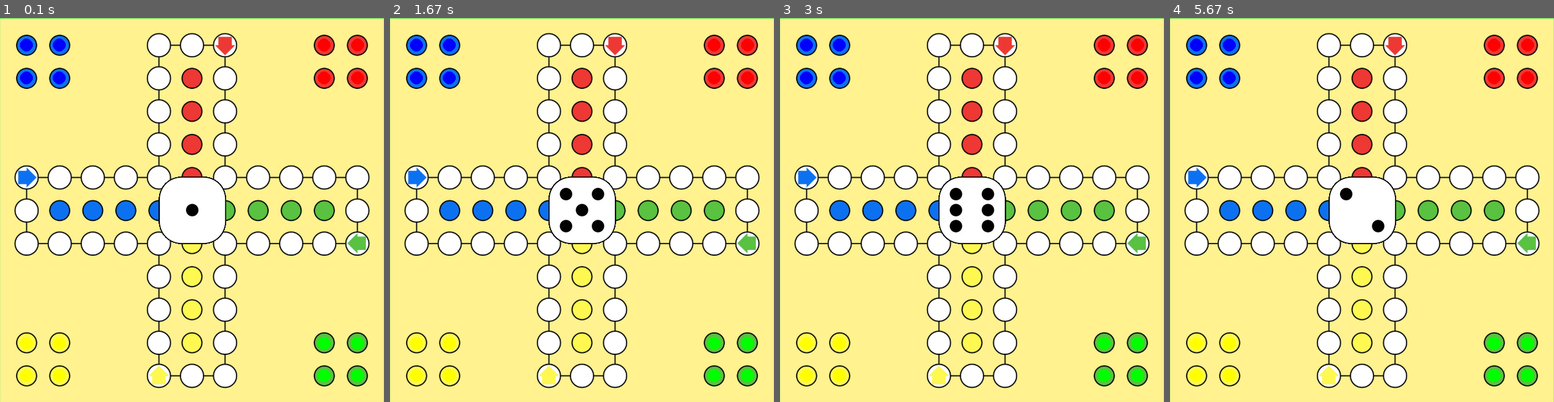
Above: before the commit, frames 1-4 (left to right).
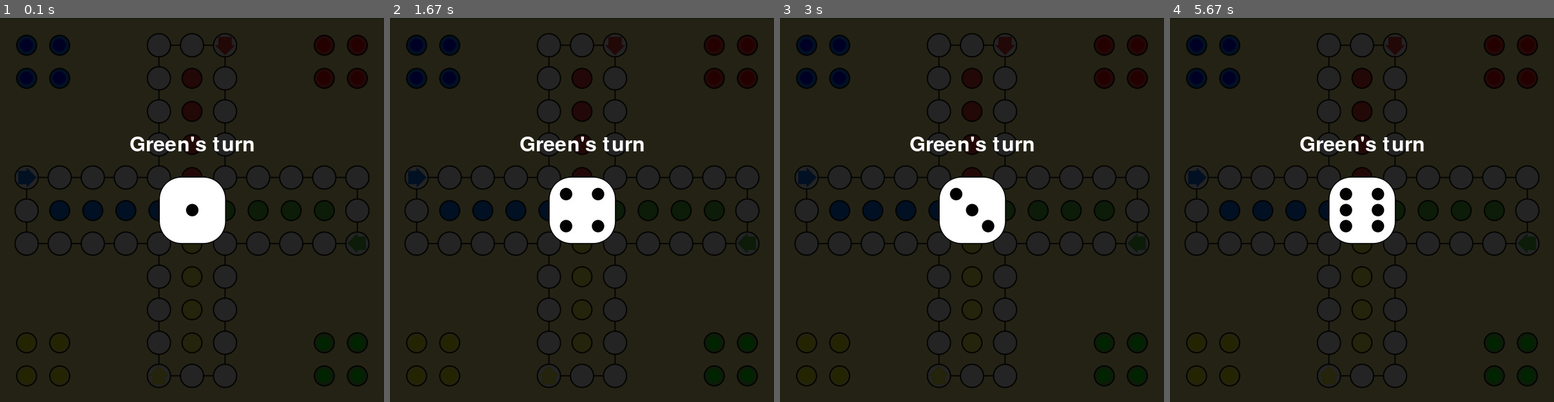
Above: after the commit, the same moments.

Repository: surfknasen/LudoPython
Game: pygame game, started from game_loop.py
Two runs of this game, one before a commit and one after it. Both use one fixed random seed, a clock stepped at 60 frames per second and the inputs below.
Inputs (mouse positions are in pixels of both pictures, inside the frame that each line leads up to):
- Up to frame 1 (0.1 s): no input
- Up to frame 2 (1.67 s): press the mouse at (585, 236) at 0.37 s; move the mouse to (535, 225) at 0.47 s; release the mouse at (489, 213) at 0.6 s; press the mouse at (585, 236) at 0.7 s; move the mouse to (605, 240) at 0.8 s; release the mouse at (628, 244) at 0.93 s; press the mouse at (585, 236) at 1.03 s; move the mouse to (597, 179) at 1.13 s; release the mouse at (608, 121) at 1.27 s; press the mouse at (585, 236) at 1.37 s; move the mouse to (612, 194) at 1.47 s; release the mouse at (643, 156) at 1.6 s
- Up to frame 3 (3 s): press the mouse at (975, 236) at 2.2 s; move the mouse to (948, 290) at 2.3 s; release the mouse at (922, 344) at 2.43 s; press the mouse at (975, 236) at 2.53 s; move the mouse to (1044, 259) at 2.63 s; release the mouse at (1114, 286) at 2.77 s; press the mouse at (975, 236) at 2.87 s; move the mouse to (1029, 179) at 2.97 s
- Up to frame 4 (5.67 s): release the mouse at (1473, 125) at 3.1 s; press the mouse at (1365, 236) at 3.2 s; move the mouse to (1411, 206) at 3.3 s; release the mouse at (1458, 175) at 3.43 s; press the mouse at (1365, 236) at 3.53 s; move the mouse to (1373, 275) at 3.63 s; release the mouse at (1385, 317) at 3.77 s; press the mouse at (1365, 236) at 4.37 s; move the mouse to (1408, 236) at 4.47 s; release the mouse at (1454, 236) at 4.6 s; press the mouse at (1365, 236) at 5.2 s; move the mouse to (1308, 213) at 5.3 s; release the mouse at (1254, 194) at 5.43 s

The runs differ from the first frame. In frame 1, 95% of the frame differs, in the area x 0-100%, y 0-100%; in frame 2, 95%; in frame 3, 96%; in frame 4, 96%.

Commit message:
Improved dice screen

Diff:
--- a/dice.py
+++ b/dice.py
@@ -4,7 +4,9 @@
 class Dice:
     def __init__(self, screen, screen_size):
         self.images = ['images/dice1.png', 'images/dice2.png', 'images/dice3.png', 'images/dice4.png', 'images/dice5.png', 'images/dice6.png']
+
         self.screen = screen
+        self.screen_size = screen_size
         self.center = (screen_size / 2) - 51.5 # calculate the screen center by using the screen size and half of the dice width/height
 
         self.roll_time = 3000 # ms
@@ -13,15 +15,21 @@
         self.roll = False # used from the main update loop to check whether to animate dice
         self.completed_roll = False
 
-    def show_static_dice(self):
-        img = pygame.image.load(self.images[0])
-        self.screen.blit(img, (self.center, self.center))
-
     def start_roll(self):
         self.roll = True
         self.roll_start = pygame.time.get_ticks()
 
-    def animate_dice(self):
+    def show_static_dice(self, current_team):
+        self.transparent_background()
+        self.current_player_text(current_team)
+
+        img = pygame.image.load(self.images[0])
+        self.screen.blit(img, (self.center, self.center))
+
+    def animate_dice(self, current_team):
+        self.transparent_background()
+        self.current_player_text(current_team)
+
         time_since_roll = pygame.time.get_ticks() - self.roll_start
         if time_since_roll < self.roll_time:
             rand = random.randrange(0, 6)
@@ -38,3 +46,15 @@
         # make it roll fast at the start and then slow down
         if time_since_roll > 500:
             pygame.time.wait(int(time_since_roll / 10))
+
+    def transparent_background(self):
+        img = pygame.transform.scale(pygame.image.load('images/black_transparent.png'), (596, 596))
+        self.screen.blit(img, (0, 0))
+
+    def current_player_text(self, current_player):
+        font = pygame.font.Font('freesansbold.ttf', 32)
+        current_player = "{0}'s turn".format(current_player)
+        text = font.render(current_player, True, (255, 255, 255))
+        textRect = text.get_rect()
+        textRect.center = (self.screen_size // 2, self.center - 50)
+        self.screen.blit(text, textRect)
--- a/game_loop.py
+++ b/game_loop.py
@@ -8,7 +8,7 @@
 )
 from helpers import (
     StartPosition,
-    Color
+    Color,
 )
 
 class Game:
@@ -22,22 +22,25 @@
         self.clock = pygame.time.Clock()
         self.board = board.Board(self.screen_size)
 
+        #TEMP
         self.green_players = []
         self.yellow_players = []
         self.red_players = []
         self.blue_players = []
         self.all_players = [self.green_players, self.yellow_players, self.red_players, self.blue_players]
-        self.create_players()
+
+        self.current_playing = 0
 
         self.create_players()
         self.update() # start the game loop
 
+    #TEMP
     def create_players(self):
         for i in range(4):
-            self.green_players.append(player.Player(StartPosition.green.value[i], self.board.green_path, Color.green))
-            self.yellow_players.append(player.Player(StartPosition.yellow.value[i], self.board.yellow_path, Color.yellow))
-            self.red_players.append(player.Player(StartPosition.red.value[i], self.board.red_path, Color.red))
-            self.blue_players.append(player.Player(StartPosition.blue.value[i], self.board.blue_path, Color.blue))
+            self.green_players.append(player.Player(StartPosition.green.value[i], self.board.green_path, Color.green, "Green"))
+            self.yellow_players.append(player.Player(StartPosition.yellow.value[i], self.board.yellow_path, Color.yellow, "Yellow"))
+            self.red_players.append(player.Player(StartPosition.red.value[i], self.board.red_path, Color.red, "Red"))
+            self.blue_players.append(player.Player(StartPosition.blue.value[i], self.board.blue_path, Color.blue, "Blue"))
 
     def update(self):
         """
@@ -60,29 +63,29 @@
         while self.running:
             # DRAW BOARD #
             self.board.draw_board(self.screen)
-            # DICE #
-            if not _dice.completed_roll and not _dice.roll:
-                _dice.show_static_dice()
 
-            # INPUT #
-            for event in pygame.event.get():
-                if event.type == pygame.QUIT: # close button
-                    self.running = False
-
-                if event.type == pygame.MOUSEBUTTONUP:
-                    _dice.start_roll()
-
-            # ROLL DICE #
-            if _dice.roll:
-                _dice.animate_dice()
-
+            # DRAW PLAYERS
             for i in range(len(self.all_players)):
                 for player in self.all_players[i]:
                     if _dice.completed_roll:
                         player.movePlayer(1)
                     player.drawPlayer(self.screen)
-            #green_player.movePlayer(1, self.board.green_path)
-            #green_player.drawPlayer(self.screen)
+
+            # DICE #
+            current_team = self.all_players[self.current_playing][0].team
+            if not _dice.completed_roll and not _dice.roll:
+                _dice.show_static_dice(current_team)
+            # ROLL DICE #
+            if _dice.roll:
+                _dice.animate_dice(current_team)
+
+            # INPUT #
+            for event in pygame.event.get():
+                if event.type == pygame.QUIT: # clo se button
+                    self.running = False
+
+                if event.type == pygame.MOUSEBUTTONUP:
+                    _dice.start_roll()
 
             pygame.display.update()
             self.clock.tick(30)
--- a/player.py
+++ b/player.py
@@ -1,10 +1,11 @@
 import pygame
 
 class Player:
-    def __init__(self, start_pos, path, color):
+    def __init__(self, start_pos, path, color, team):
         self.position = start_pos
         self.path = path
         self.color = color
+        self.team = team
         self.currentPosIndex = 0
 
     def movePlayer(self, steps_to_move):
Binary file added: images/black_transparent.png
